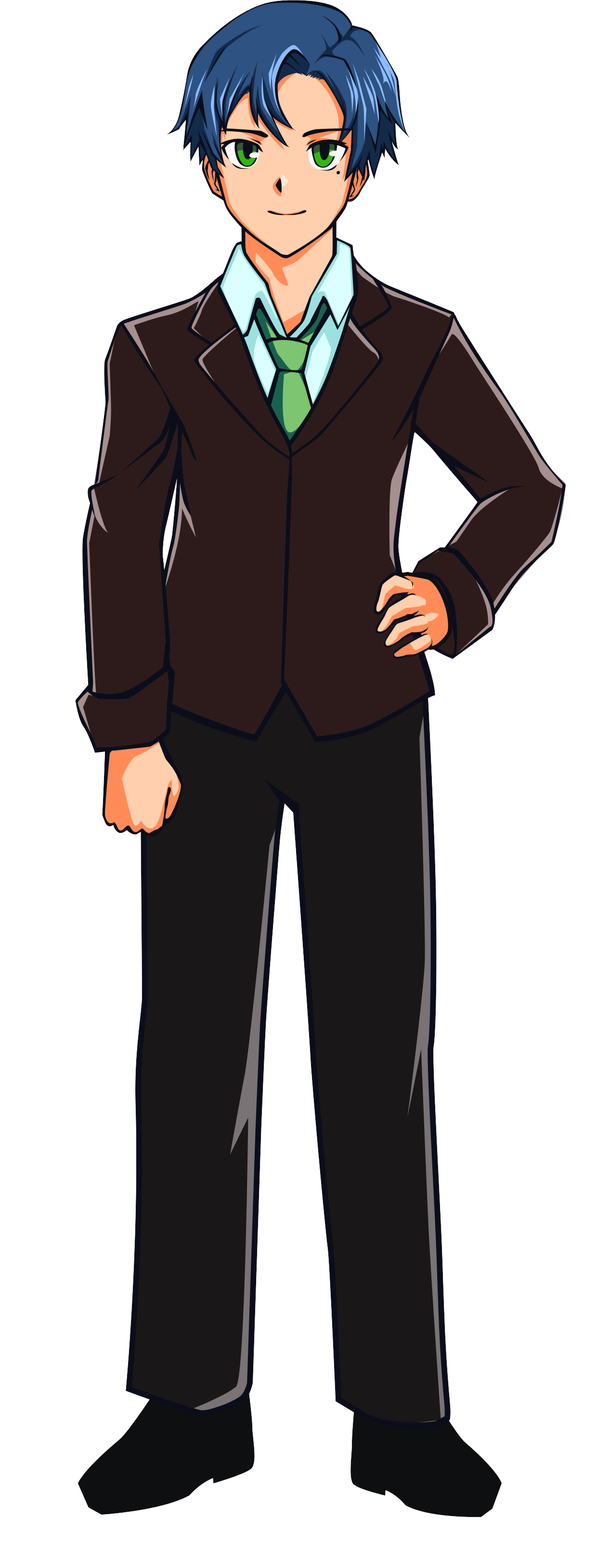
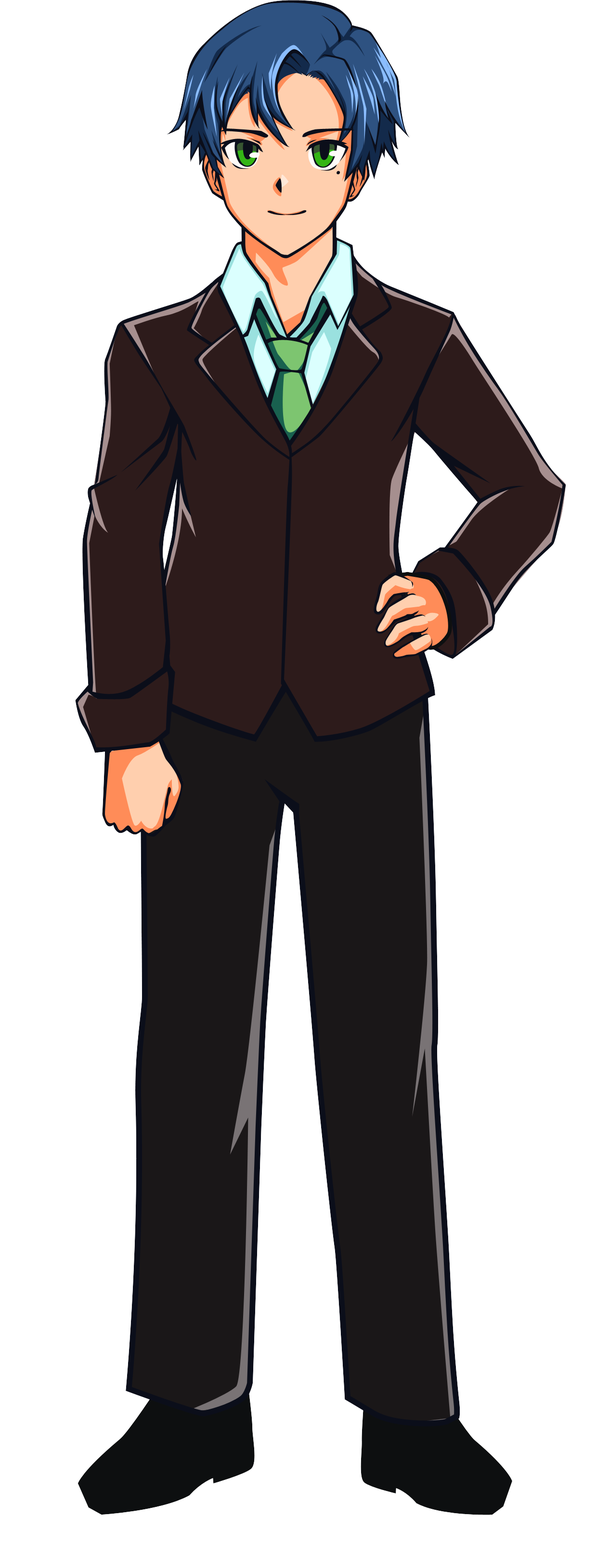
Layers edited between the first and the second (596, 1568) image:
painted on "Shape 54" over <box>395,739,478,1443</box>
painted on "Shape 40" over <box>293,813,460,1429</box>
painted on "Shape 42" over <box>350,1383,512,1518</box>